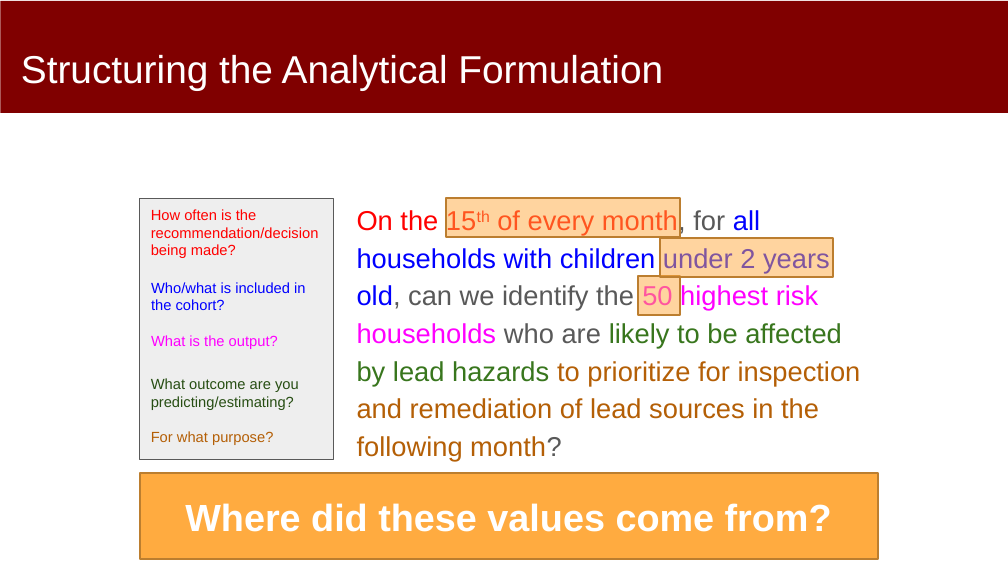
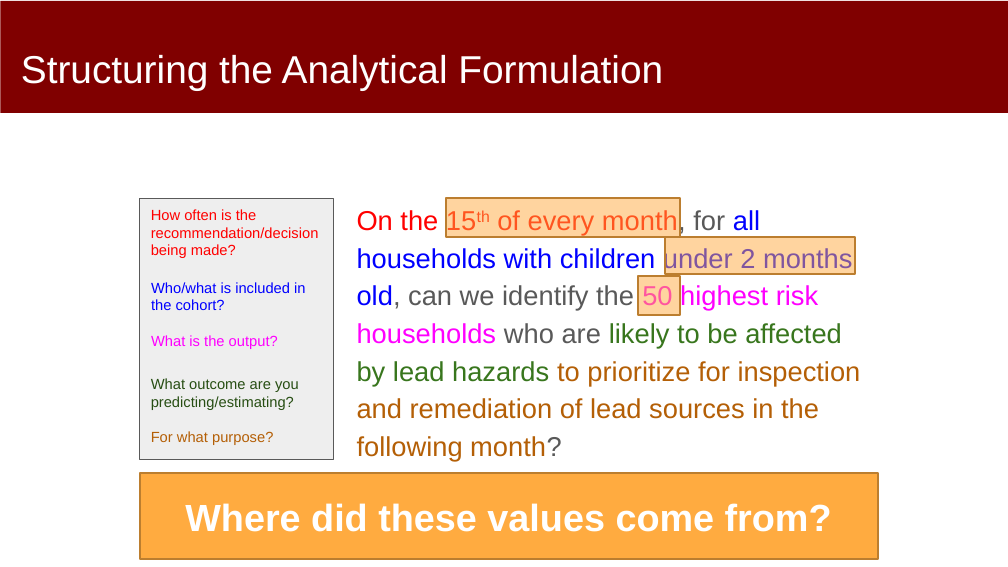
Before and after one commit to dssg/mlforpublicpolicylab, a slide deck: slide 13 of Lectures/07-formulation-and-baselines.pptx. Drawn at 1008x567 pixels with LibreOffice and Linux fonts; fonts in the diff are those of the drawing. Boxes give left, top, right and bottom in pixels: in the first picture for what was removed or moved away, otherwise in the second. Text is boxed around its words. In the diff, an @@ line names an element or a change of style, - is before the commit and + after.

Commit message:
updated

```diff
--- a/Lectures/07-formulation-and-baselines.pptx
+++ b/Lectures/07-formulation-and-baselines.pptx
@@ text at (357,209,861,461): text changed @@
-On the 15th of every month, for all households with children under 2 years old, can we identify the 50 highest risk households who are likely to be affected by lead hazards to prioritize for inspection and remediation of lead sources in the following month?
+On the 15th of every month, for all households with children under 2 months old, can we identify the 50 highest risk households who are likely to be affected by lead hazards to prioritize for inspection and remediation of lead sources in the following month?
@@ rectangle: place and size @@
-rectangle at (660,237,833,276)
+rectangle at (665,237,854,274)
```
